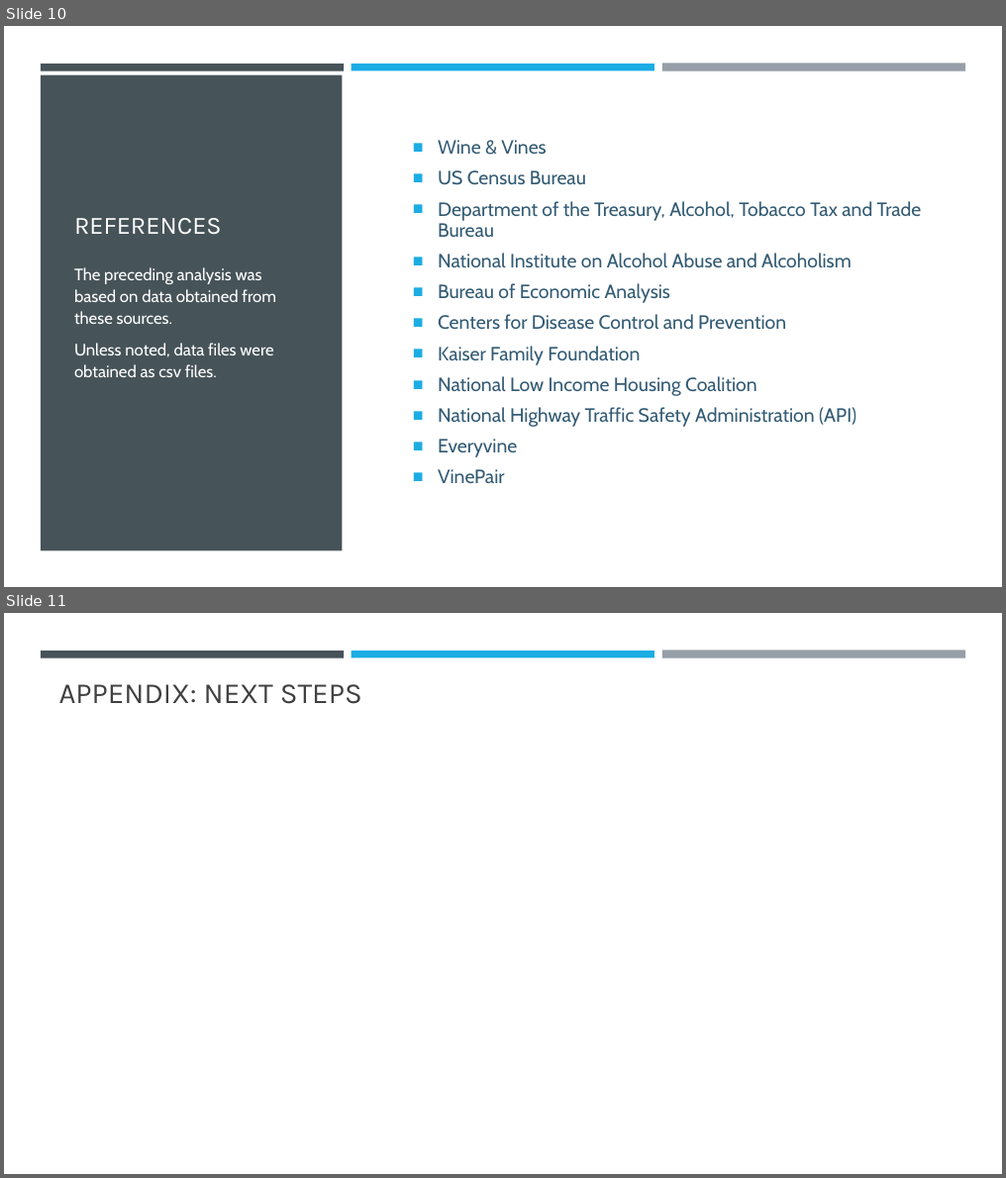
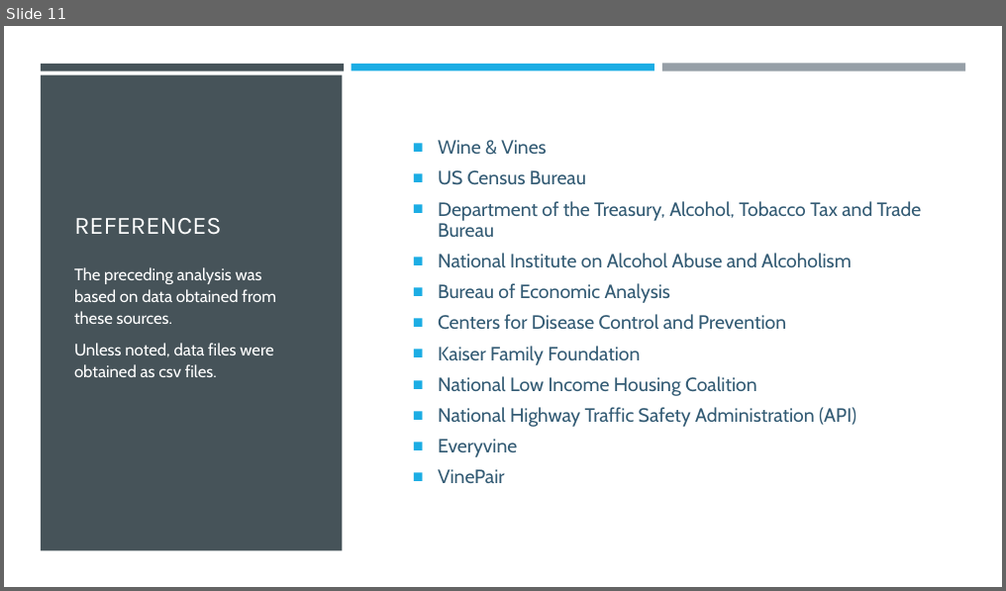
Before and after one commit to epayne323/ProjectOneRepo, a slide deck: Presentation/ProjectOne Presentation.pptx. Shown one above the other, each under a label of ours: slides 10 and 11 before the commit, slide 11 after it. The pictures are 1006x1178 and 1006x591 pixels, drawn with LibreOffice and Linux fonts; fonts in the diff are those of the drawing. Boxes give left, top, right and bottom in pixels: in the first picture for what was removed or moved away, otherwise in the second. Text is boxed around its words. In the diff, an @@ line names an element or a change of style, - is before the commit and + after.

```diff
--- a/Presentation/ProjectOne Presentation.pptx
+++ b/Presentation/ProjectOne Presentation.pptx
@@ slide 11 removed at [4,613,1002,1174], background #FFFFFF; not listed: 3 template elements that a slide beside it also shows @@
@@ title removed at [59,684,362,704] @@
-APPENDIX: NEXT STEPS
@@ what was slide 10 is now slide 11 @@
```
Also in this commit, not shown: 1 slide changed, 5 slides added, 3 other slides removed, 8 other files.
